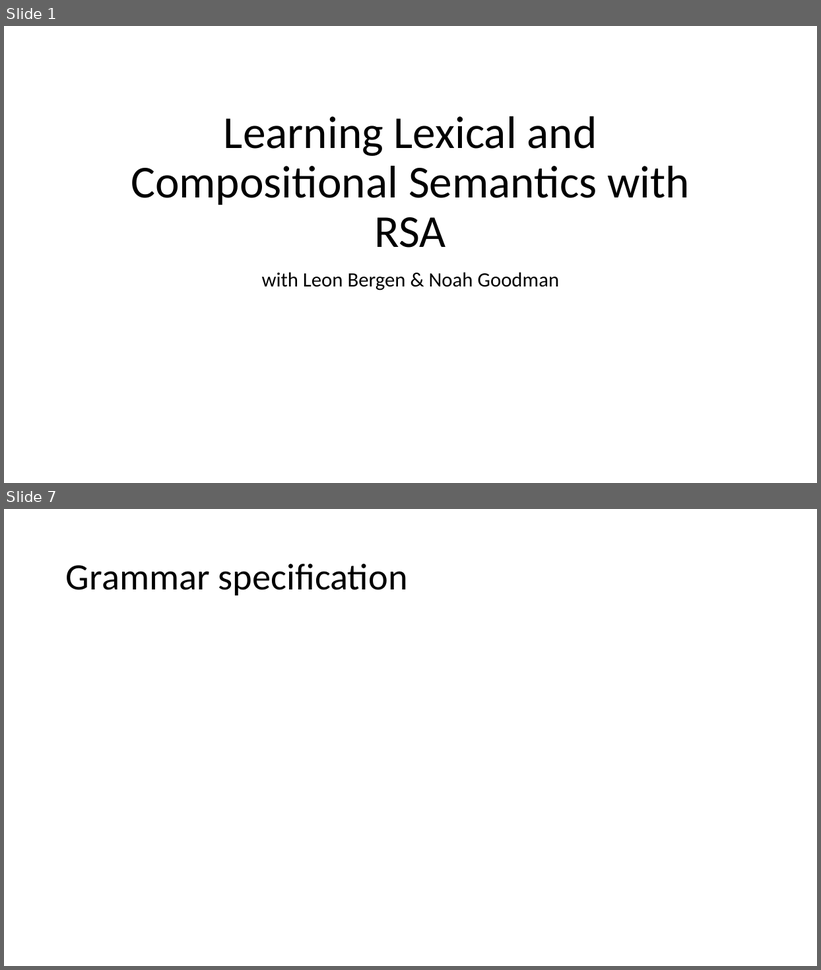
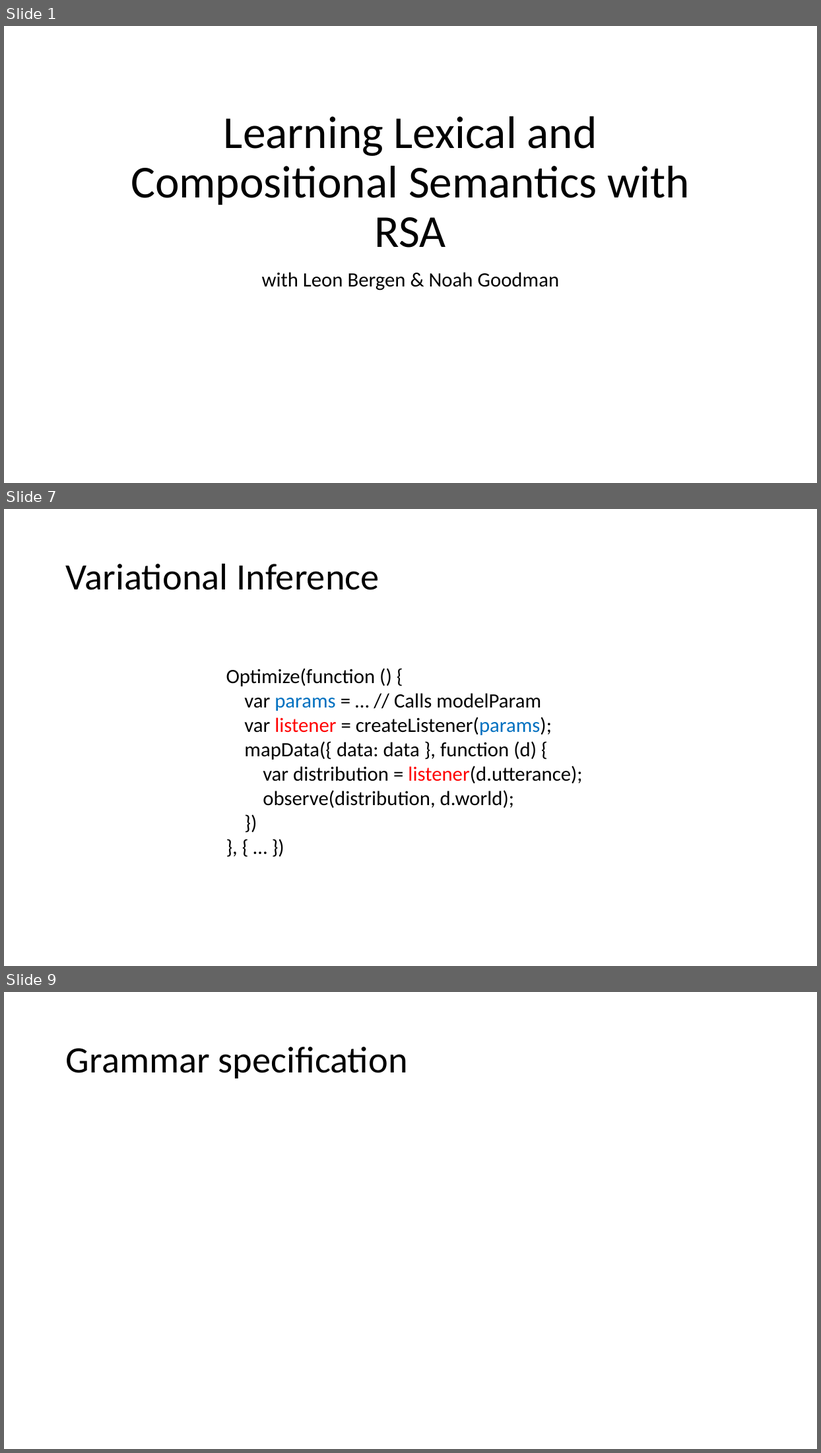
Before and after one commit to JsonFreeman/semppl, a slide deck: LabMeeting.pptx. Shown one above the other, each under a label of ours: slides 1 and 7 before the commit, slides 1, 7 and 9 after it; the slides between them are not shown. The pictures are 821x970 and 821x1453 pixels, drawn with LibreOffice and Linux fonts; fonts in the diff are those of the drawing; grey boxes stand for pictures. Boxes give left, top, right and bottom in pixels: in the first picture for what was removed or moved away, otherwise in the second. Text is boxed around its words. In the diff, an @@ line names an element or a change of style, - is before the commit and + after.

```diff
--- a/LabMeeting.pptx
+++ b/LabMeeting.pptx
@@ slide 7 added at (4,509,817,966), background #FFFFFF @@
@@ title added at (66,563,380,590), 44 pt, text #000000 @@
+Variational Inference
@@ text added at (226,668,582,808), 24 pt, text #000000 @@
+Optimize(function () {
+var params = … // Calls modelParam
+var listener = createListener(params);
+mapData({ data: data }, function (d) {
+var distribution = listener(d.utterance);
+observe(distribution, d.world);
+})
+}, { … })
@@ what was slide 7 is now slide 9 @@
```
Also in this commit, not shown: 8 slides changed, 3 other slides added, 1 slide removed.
